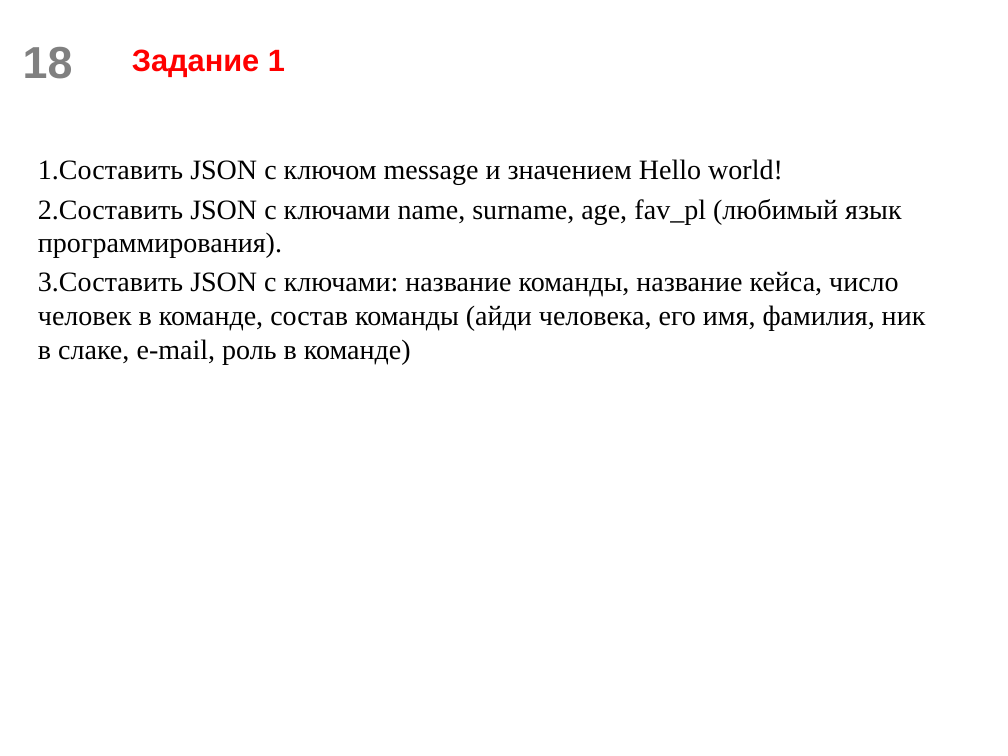
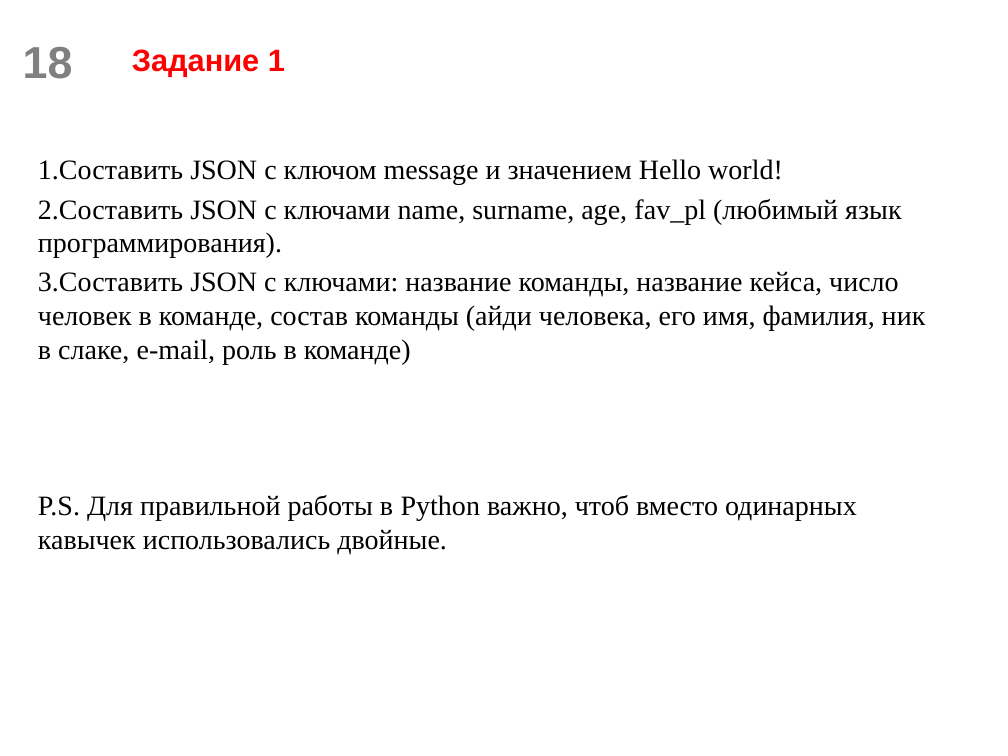
Before and after one commit to scareme/web_flask, a slide deck: slide 18 of Разработка веб-сервисов.pptx. Drawn at 1008x756 pixels with LibreOffice and Linux fonts; fonts in the diff are those of the drawing; background and template pictures are left out. Boxes give left, top, right and bottom in pixels: in the first picture for what was removed or moved away, otherwise in the second. Text is boxed around its words. In the diff, an @@ line names an element or a change of style, - is before the commit and + after.

```diff
--- a/Разработка веб-сервисов.pptx
+++ b/Разработка веб-сервисов.pptx
@@ text at <box>38,495,857,555</box>: paragraph added @@
+P.S. Для правильной работы в Python важно, чтоб вместо одинарных кавычек использовались двойные.
```
Also in this commit, not shown: 1 other slide changed, 2 slides added, 7 other files.
